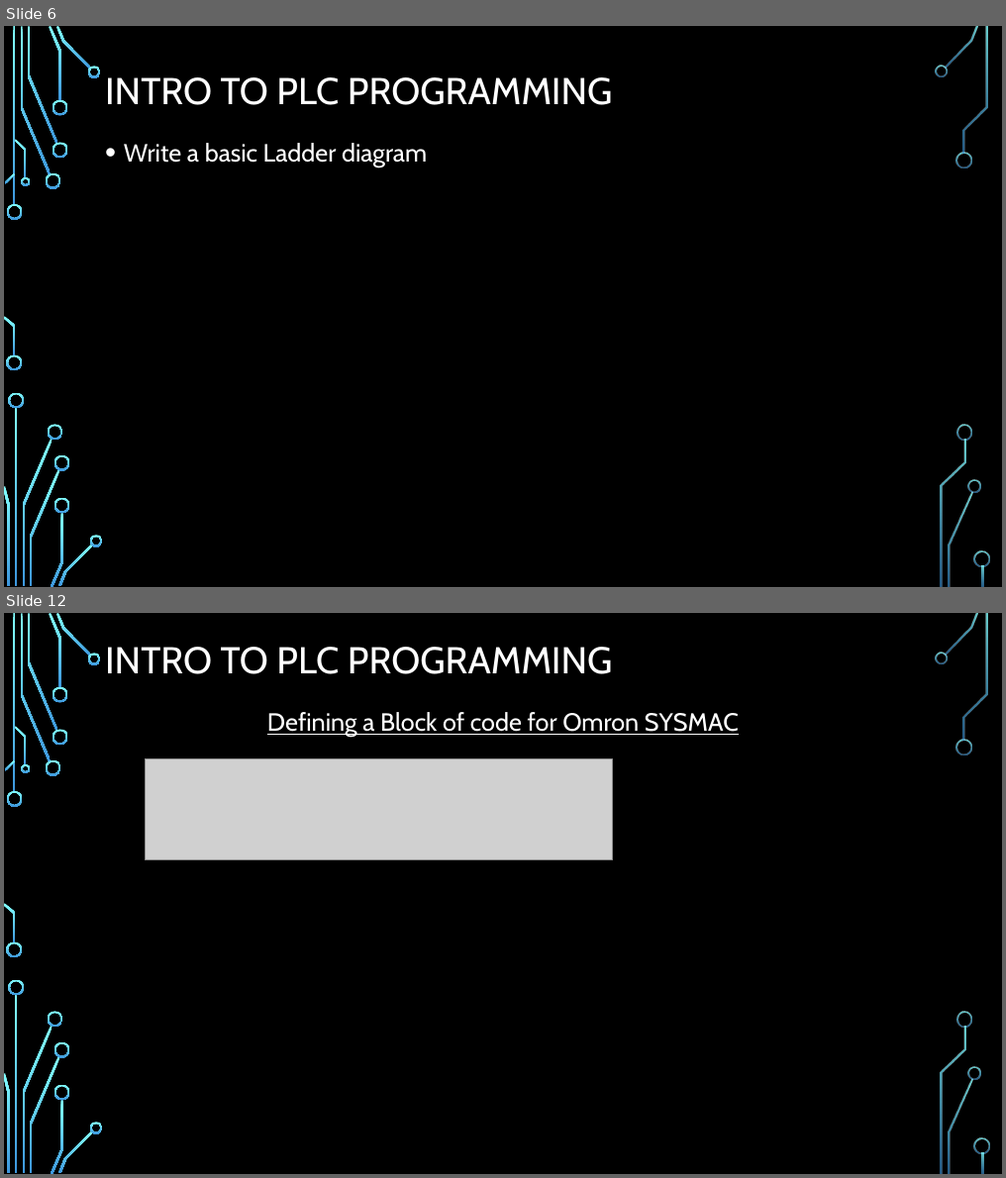
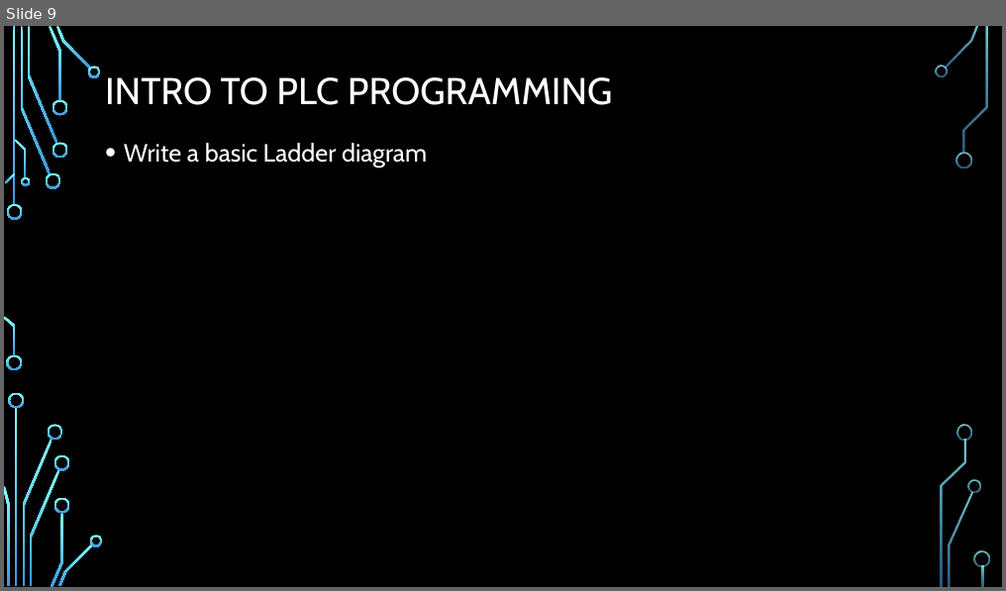
Before and after one commit to ramo1266/PLCProgrammingCourse, a slide deck: PowerPoint/Introduction To PLC programming.pptx. Shown one above the other, each under a label of ours: slides 6 and 12 before the commit, slide 9 after it; the slides between them are not shown. The pictures are 1006x1178 and 1006x591 pixels, drawn with LibreOffice and Linux fonts; fonts in the diff are those of the drawing; grey boxes stand for pictures; background and template pictures are left out. Boxes give left, top, right and bottom in pixels: in the first picture for what was removed or moved away, otherwise in the second. Text is boxed around its words. In the diff, an @@ line names an element or a change of style, - is before the commit and + after.

```diff
--- a/PowerPoint/Introduction To PLC programming.pptx
+++ b/PowerPoint/Introduction To PLC programming.pptx
@@ slide 12 removed at bbox=[4, 613, 1002, 1174], background picture (left out); not listed: 36 template elements that a slide beside it also shows @@
@@ title removed at bbox=[105, 647, 613, 674] @@
-INTRO TO PLC PROGRAMMING
@@ text removed at bbox=[267, 712, 739, 738] @@
-Defining a Block of code for Omron SYSMAC
@@ picture removed at bbox=[145, 760, 613, 861] @@
@@ what was slide 6 is now slide 9 @@
```
Also in this commit, not shown: 4 slides changed, 2 slides added, 7 other slides removed, 3 other files.
